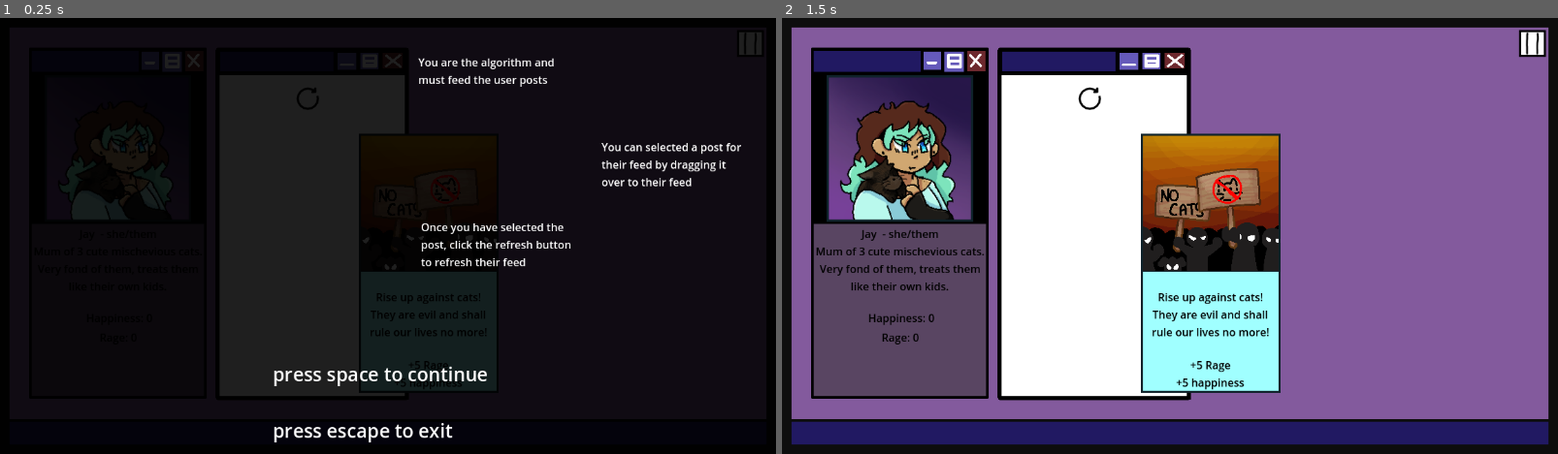
Above: before the commit, frames 1-2 (left to right).
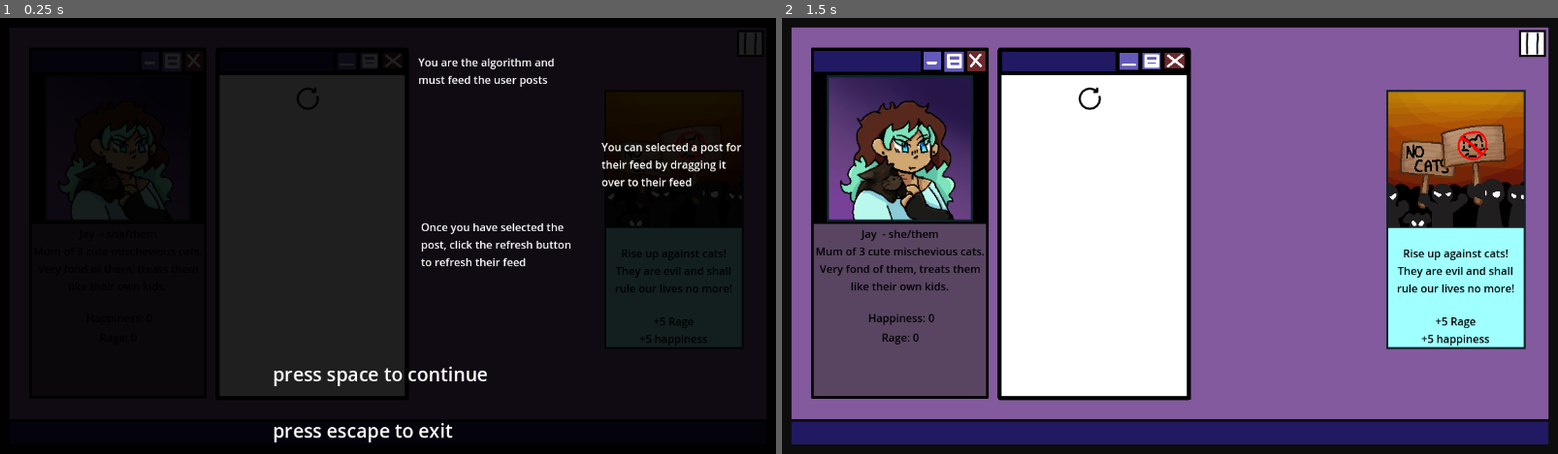
Above: after the commit, the same moments.

Repository: Wilvy10/Bonk
Game: Godot game, scene res://scenes/main_game.tscn
Two runs of this game, one before a commit and one after it. Both use one fixed random seed, a clock stepped at 60 frames per second and the inputs below. This scene is started directly instead of the project's main scene.
Inputs (mouse positions are in pixels of both pictures, inside the frame that each line leads up to):
- Up to frame 1 (0.25 s): no input
- Up to frame 2 (1.5 s): tap Space at 0.5, 0.77, 1.25 s; move the mouse to (1340, 214) at 0.52 s; move the mouse to (1014, 257) at 1.27 s

The runs differ from the first frame. In frame 1, 1.9% of the frame differs, in the area x 46-53%, y 26-86%; in frame 2, 21%, in the area x 46-96%, y 16-86%.
Error before the commit: Attempt to call function 'show' in base 'null instance' on a null instance. (res://scripts/generator.gd:64)

Commit message:
bug fixed children were used before being ready

Diff:
--- a/sbgj-bonk(unnamed-project)/scripts/generator.gd
+++ b/sbgj-bonk(unnamed-project)/scripts/generator.gd
@@ -4,9 +4,10 @@
 
 var locations = [Vector2(750,300),Vector2(1000,300)]
 
-#texture image,  string flavourText,  string emotion,  int value,  string emotion2, int value
+#bool selected,  texture image,  string flavourText,  string emotion,  int value,  string emotion2, int value
 #overload for last 2 variables
 # Post Images
+var new_post_0 = [false, preload("res://images/Post Icons/Posts IHATECATS.png"), "Rise up against cats! They are evil and shall rule our lives no more!", "Rage", 5, "", 0]
 var post_0 = [preload("res://prefabs/anti_cat_post.tscn"),false]
 var post_1 = [preload("res://prefabs/barrentwo_post.tscn"),false]
 var post_2 = [preload("res://prefabs/barren_post.tscn"),false]
@@ -36,7 +37,7 @@
 var catPosts = [post_0,post_1,post_2,post_3,post_4,post_5,post_6,post_7,post_8,post_9,post_10,post_11,post_12,post_13,post_14,post_15,post_16,post_17,post_18,post_19,post_20,post_21,post_22,post_23]
 var times_generated = 0
 
-func _init():
+func _ready():
 	SelectPost()
 func setUser(_user):
 	user = _user
@@ -59,7 +60,6 @@
 			postNum = retrieveAvailablePost(catPosts,postNum) #Gets Post to be displayed
 			#print(postNum)
 			if postNum != null:
-				print(get_tree())
 				get_node("/root/Node2D/user")
 				get_node("post1").show()
 				get_node("post1").setStartPosition(locations[postsToGenerate - postsLeftToGenerate])
